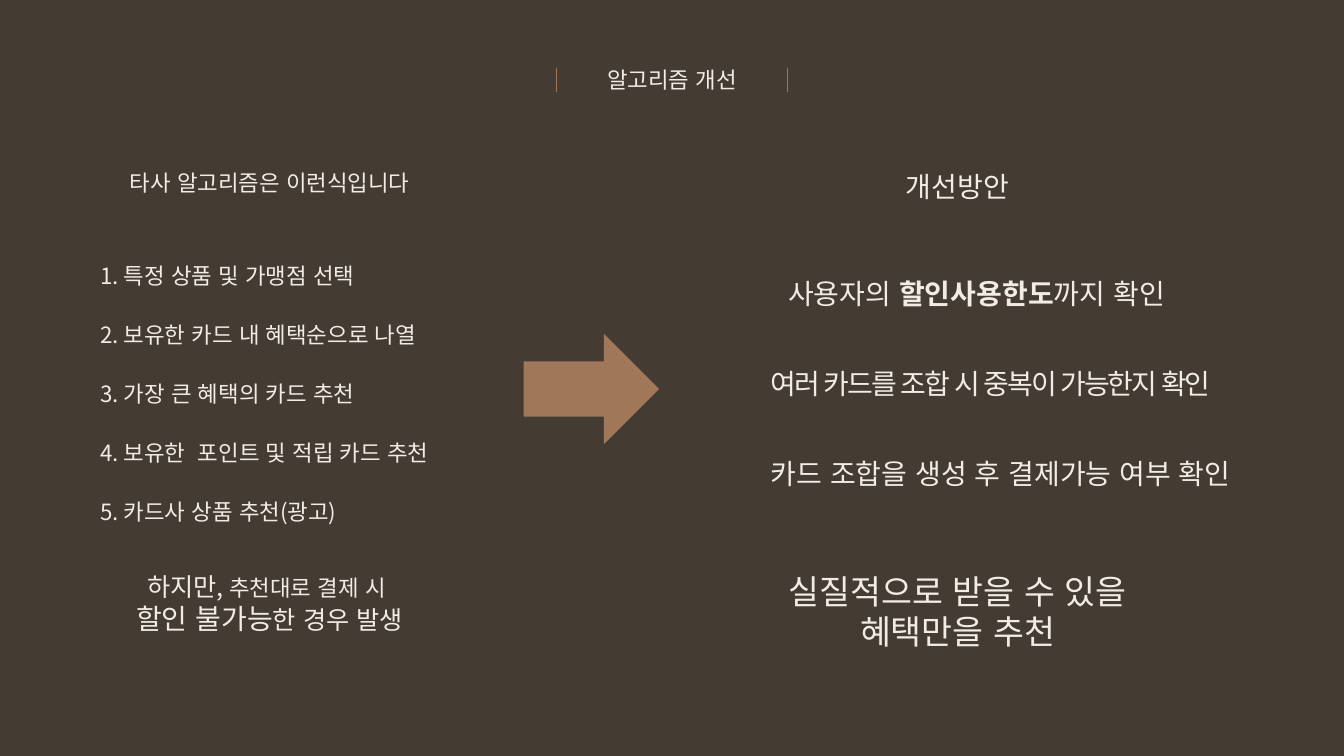
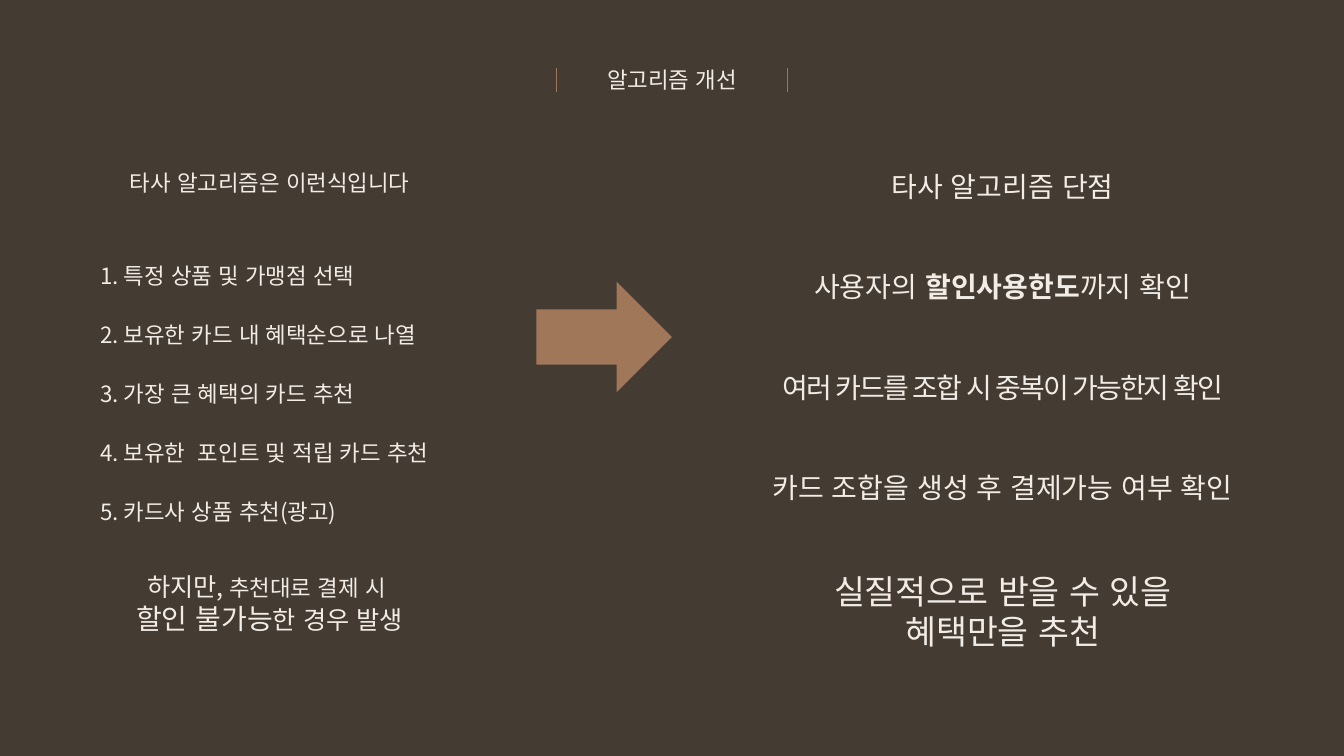
Before and after one commit to snr1229/Content_designing_Presentations, a slide deck: slide 24 of 사업계획서/Week11/EWon_중간고사대체 발표자료_2차 제출.pptx. Drawn at 1344x756 pixels with LibreOffice and Linux fonts; fonts in the diff are those of the drawing. Boxes give left, top, right and bottom in pixels: in the first picture for what was removed or moved away, otherwise in the second. Text is boxed around its words. In the diff, an @@ line names an element or a change of style, - is before the commit and + after.

```diff
--- a/사업계획서/Week11/EWon_중간고사대체 발표자료_2차 제출.pptx
+++ b/사업계획서/Week11/EWon_중간고사대체 발표자료_2차 제출.pptx
@@ text at (892, 174, 1114, 199): text changed @@
-개선방안
+타사 알고리즘 단점
@@ text "사용자의 할인사용한도까지 확인": place and size @@
-text "사용자의 할인사용한도까지 확인" at (788, 280, 1165, 307)
+text "사용자의 할인사용한도까지 확인" at (814, 273, 1192, 300)
@@ right arrow: place and size @@
-right arrow at (524, 334, 659, 445)
+right arrow at (536, 282, 671, 393)
@@ text "여러 카드를 조합 시 중복이 ...": place and size @@
-text "여러 카드를 조합 시 중복이 ..." at (771, 370, 1211, 396)
+text "여러 카드를 조합 시 중복이 ..." at (783, 374, 1223, 400)
@@ text "여러 카드를 조합 시 중복이 ..." at (783, 374, 1223, 400): alignment left to centre @@
@@ text "카드 조합을 생성 후 결제가능 ..." at (773, 474, 1233, 500): alignment left to centre @@
@@ text "카드 조합을 생성 후 결제가능 ...": place and size @@
-text "카드 조합을 생성 후 결제가능 ..." at (771, 460, 1231, 486)
+text "카드 조합을 생성 후 결제가능 ..." at (773, 474, 1233, 500)
@@ text "실질적으로 받을 수 있을": place and size @@
-text "실질적으로 받을 수 있을" at (789, 576, 1126, 647)
+text "실질적으로 받을 수 있을" at (834, 576, 1172, 647)
```
Also in this commit, not shown: 4 other slides changed, 2 slides added, 2 other files.
